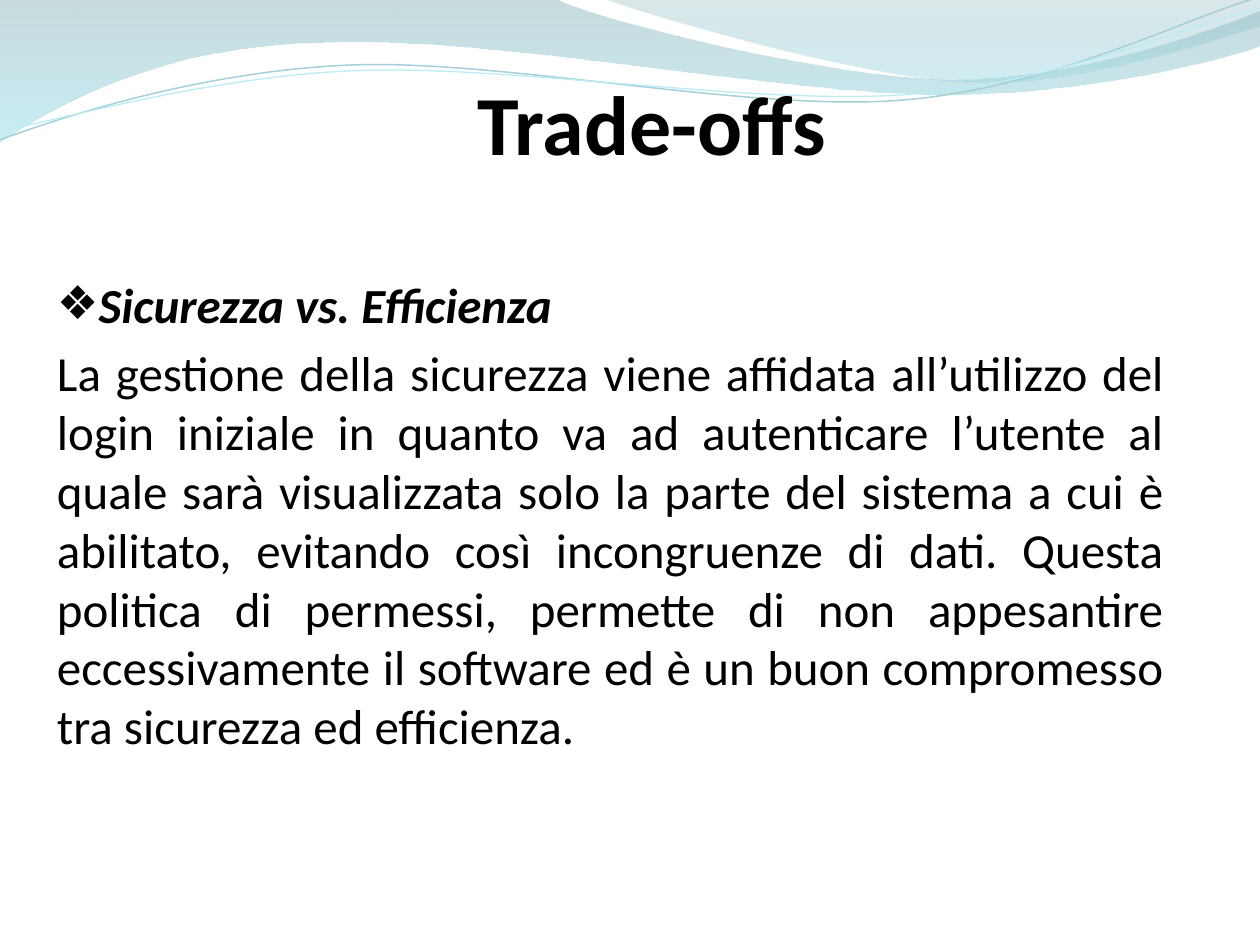
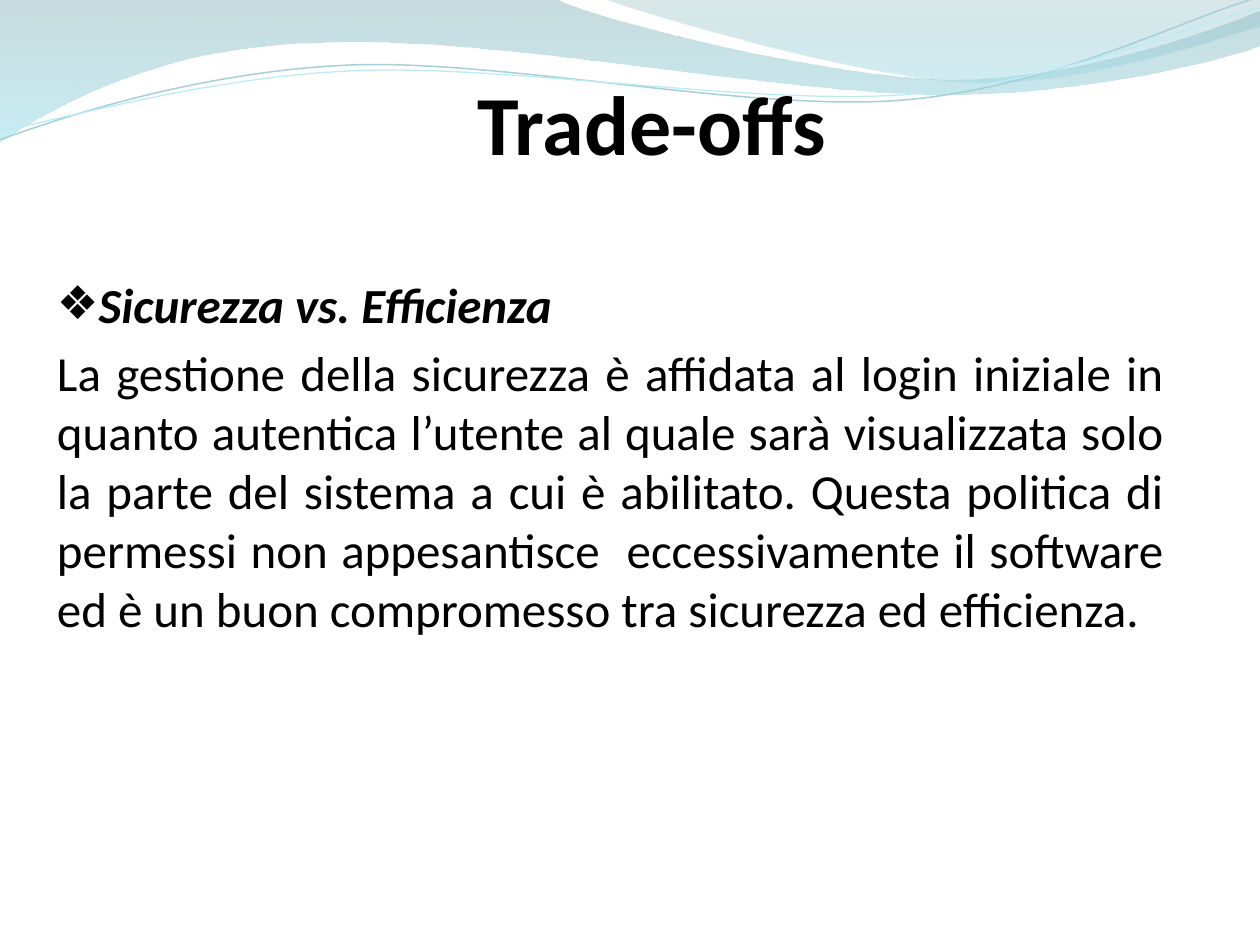
Before and after one commit to ammirate/at-silo, a slide deck: slide 12 of Presentazione/Atsilo1/Micco/Atsilo_A_Micco.pptx. Drawn at 1260x945 pixels with LibreOffice and Linux fonts; fonts in the diff are those of the drawing. Boxes give left, top, right and bottom in pixels: in the first picture for what was removed or moved away, otherwise in the second. Text is boxed around its words. In the diff, an @@ line names an element or a change of style, - is before the commit and + after.

```diff
--- a/Presentazione/Atsilo1/Micco/Atsilo_A_Micco.pptx
+++ b/Presentazione/Atsilo1/Micco/Atsilo_A_Micco.pptx
@@ text at [57, 357, 1163, 635]: text changed @@
-La gestione della sicurezza viene affidata all’utilizzo del login iniziale in quanto va ad autenticare l’utente al quale sarà visualizzata solo la parte del sistema a cui è abilitato, evitando così incongruenze di dati. Questa politica di permessi, permette di non appesantire eccessivamente il software ed è un buon compromesso tra sicurezza ed efficienza.
+La gestione della sicurezza è affidata al login iniziale in quanto autentica l’utente al quale sarà visualizzata solo la parte del sistema a cui è abilitato. Questa politica di permessi non appesantisce eccessivamente il software ed è un buon compromesso tra sicurezza ed efficienza.
```
Also in this commit, not shown: 6 other slides changed.
